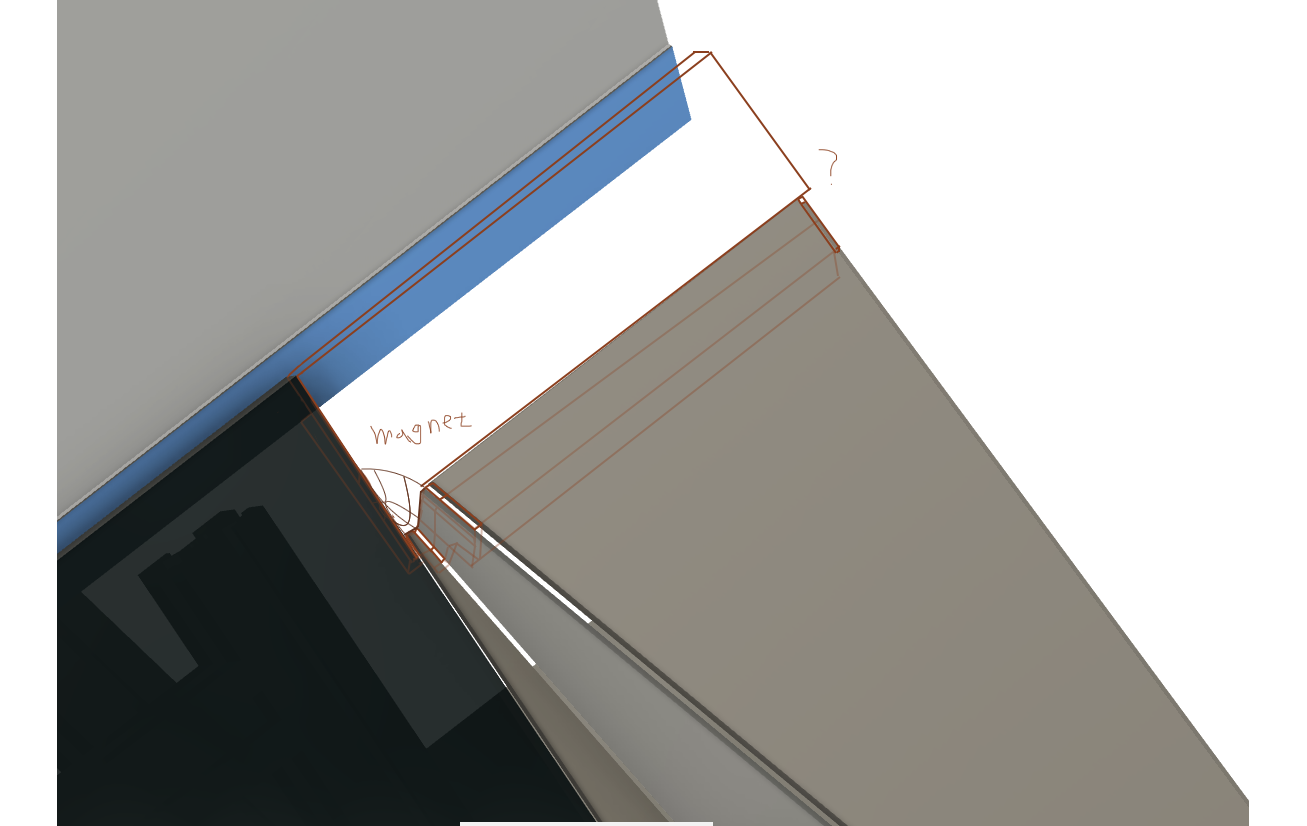
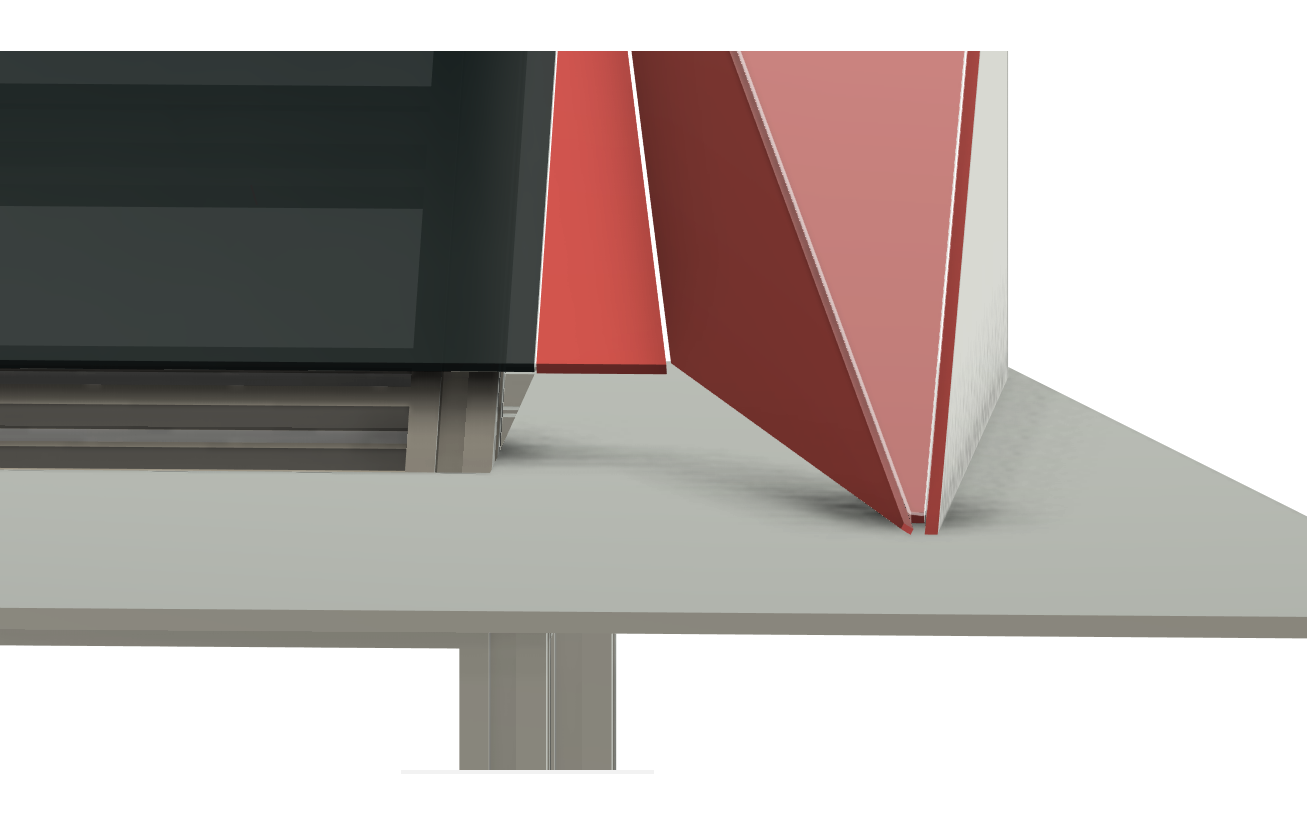
Layer changes from the first 1307x826 image to the second:
added group "Bottom_support" with 3 layers above "Top-support" over [0, 51, 1307, 774]
added layer "sketch" in group "Bottom_support" over [250, 184, 258, 206]
added layer "Layer 6" in group "Bottom_support" over [0, 51, 1307, 774]
added layer "Layer 5" in group "Bottom_support" over [743, 348, 752, 357]
hid group "Top-support" (5 layers) over [57, 0, 1249, 826]
